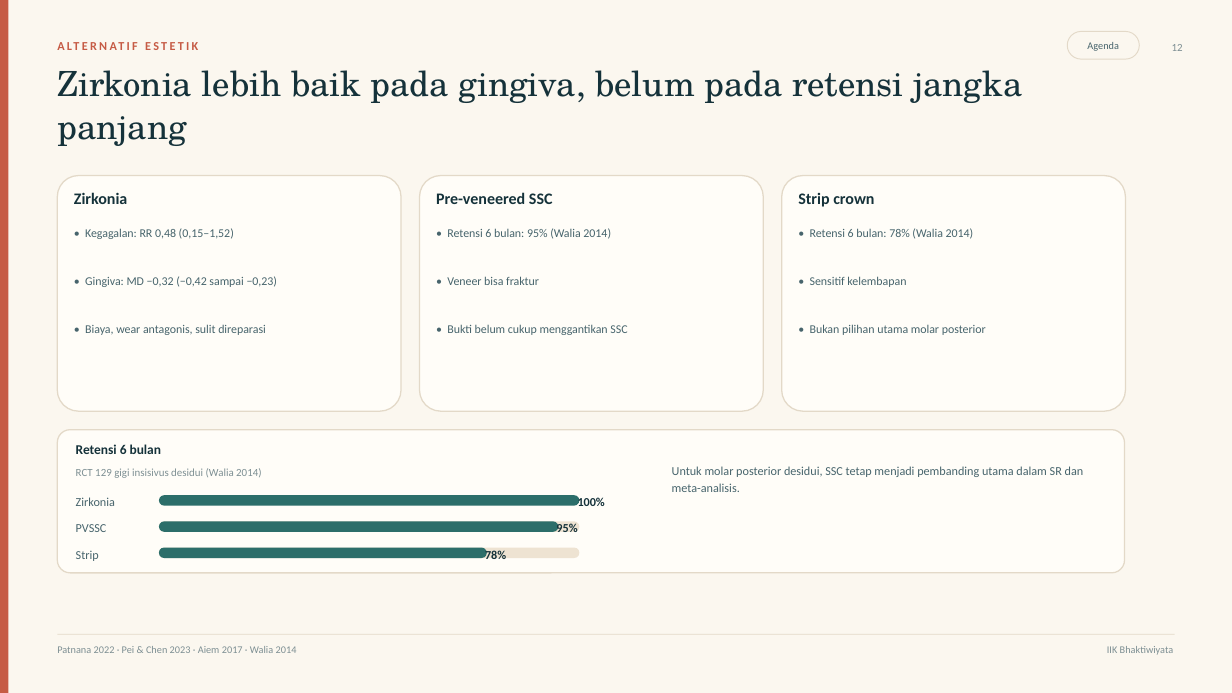
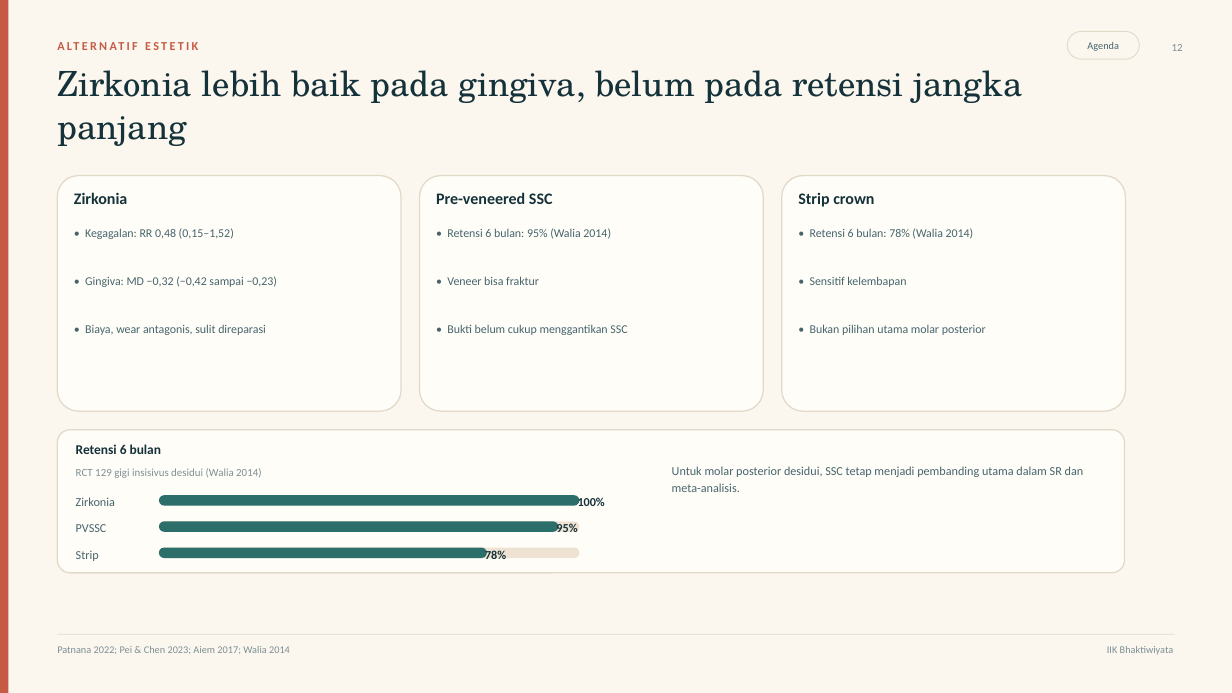
Before and after one commit to maskchanel14-source/agents, a slide deck: slide 12 of deliverables/ssc-pedodonsia/ssc-pedodonsia.pptx. Drawn at 1232x693 pixels with LibreOffice and Linux fonts; fonts in the diff are those of the drawing. Boxes give left, top, right and bottom in pixels: in the first picture for what was removed or moved away, otherwise in the second. Text is boxed around its words. In the diff, an @@ line names an element or a change of style, - is before the commit and + after.

Commit message:
Fix SSC deck layout, align bibliography numbering, and tighten clinical wording

```diff
--- a/deliverables/ssc-pedodonsia/ssc-pedodonsia.pptx
+++ b/deliverables/ssc-pedodonsia/ssc-pedodonsia.pptx
@@ text at [57, 646, 290, 654]: text changed @@
-Patnana 2022 · Pei & Chen 2023 · Aiem 2017 · Walia 2014
+Patnana 2022; Pei & Chen 2023; Aiem 2017; Walia 2014
```
Also in this commit, not shown: 16 other slides changed, 8 other files.
